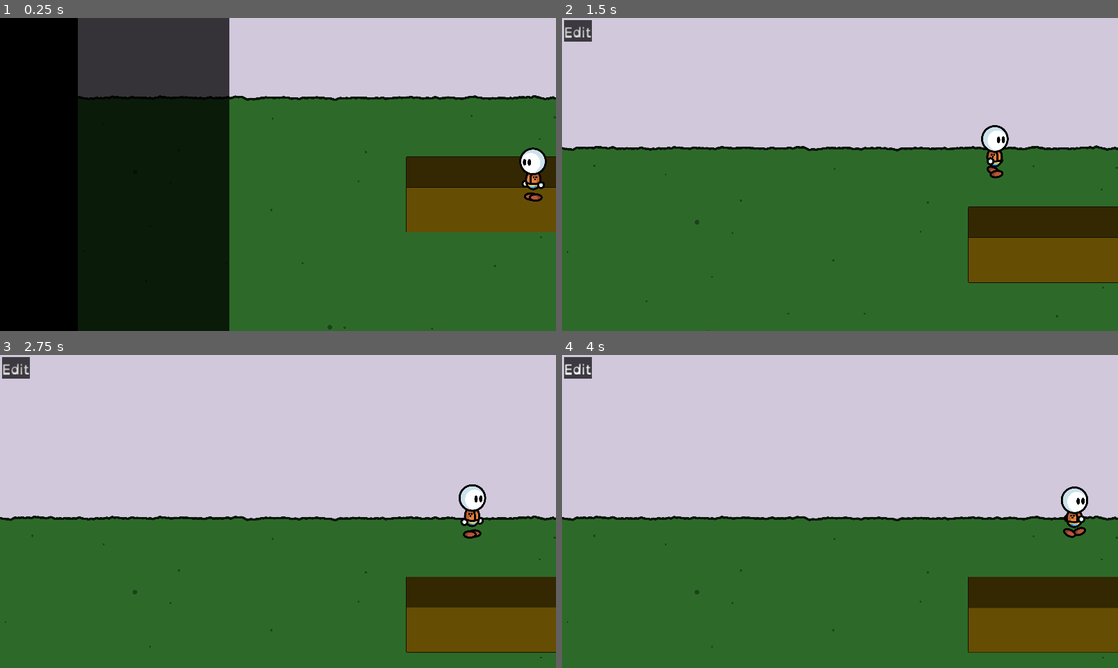
Above: before the commit, frames 1-4 (two rows, left to right).
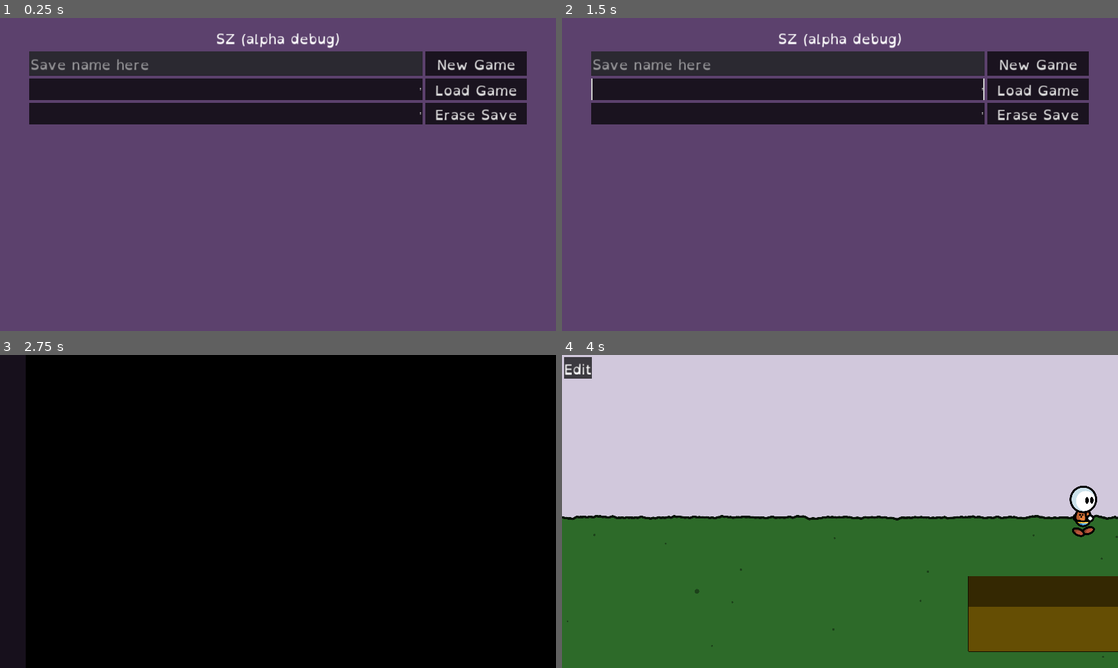
Above: after the commit, the same moments.

Repository: fupicat/szabandoned-0
Game: Godot game, scene res://Scenes/UI/Menu.tscn
Same seed, same stepped clock (60 frames per second), same inputs: the game is played once before the commit and once after it. Before the commit the project starts from res://Scenes/Places/House.tscn.
Inputs (mouse positions are in pixels of both pictures, inside the frame that each line leads up to):
- Up to frame 1 (0.25 s): no input
- Up to frame 2 (1.5 s): click (789, 89) at 0.52 s; click (1040, 89) at 1.25 s, where only the run after the commit has a clickable "Load Game"
- Up to frame 3 (2.75 s): click (478, 398) at 2 s, where only the run after the commit has a clickable "New Game"
- Up to frame 4 (4 s): click (1040, 398) at 2.75 s, where only the run after the commit has a clickable "New Game"; move the mouse to (962, 495) at 3.52 s; hold Right (right) from 3.53 s (still down); hold Tab (mode) from 3.53 s (still down); tap Z (run) at 3.8 s

The runs differ from the first frame. In frame 1, 95% of the frame differs, in the area x 0-100%, y 0-100%; in frame 2, 100%; in frame 3, 99%; in frame 4, 1.7%.

Commit message:
Added main menu

Diff:
--- /dev/null
+++ b/Scenes/UI/Menu.tscn
@@ -0,0 +1,101 @@
+[gd_scene load_steps=3 format=2]
+
+[ext_resource path="res://SimpleTheme.tres" type="Theme" id=1]
+[ext_resource path="res://Scripts/UI/Menu.gd" type="Script" id=2]
+
+[node name="Menu" type="Control"]
+anchor_right = 1.0
+anchor_bottom = 1.0
+theme = ExtResource( 1 )
+script = ExtResource( 2 )
+__meta__ = {
+"_edit_use_anchors_": false
+}
+
+[node name="ColorRect" type="ColorRect" parent="."]
+anchor_right = 1.0
+anchor_bottom = 1.0
+color = Color( 0.364706, 0.258824, 0.431373, 1 )
+__meta__ = {
+"_edit_use_anchors_": false
+}
+
+[node name="M" type="MarginContainer" parent="."]
+anchor_right = 1.0
+anchor_bottom = 1.0
+margin_left = 100.0
+margin_top = 30.0
+margin_right = -100.0
+margin_bottom = -30.0
+__meta__ = {
+"_edit_use_anchors_": false
+}
+
+[node name="V" type="VBoxContainer" parent="M"]
+margin_right = 1720.0
+margin_bottom = 1020.0
+custom_constants/separation = 10
+
+[node name="Title" type="Label" parent="M/V"]
+margin_right = 1720.0
+margin_bottom = 78.0
+text = "SZ (alpha debug)"
+align = 1
+
+[node name="New" type="HBoxContainer" parent="M/V"]
+margin_top = 88.0
+margin_right = 1720.0
+margin_bottom = 176.0
+custom_constants/separation = 10
+
+[node name="LineEdit" type="LineEdit" parent="M/V/New"]
+margin_right = 1360.0
+margin_bottom = 88.0
+size_flags_horizontal = 3
+placeholder_text = "Save name here"
+
+[node name="New" type="Button" parent="M/V/New"]
+margin_left = 1370.0
+margin_right = 1720.0
+margin_bottom = 88.0
+rect_min_size = Vector2( 350, 0 )
+text = "New Game"
+
+[node name="Load" type="HBoxContainer" parent="M/V"]
+margin_top = 186.0
+margin_right = 1720.0
+margin_bottom = 264.0
+custom_constants/separation = 10
+
+[node name="OptionButton" type="OptionButton" parent="M/V/Load"]
+margin_right = 1360.0
+margin_bottom = 78.0
+size_flags_horizontal = 3
+
+[node name="Load" type="Button" parent="M/V/Load"]
+margin_left = 1370.0
+margin_right = 1720.0
+margin_bottom = 78.0
+rect_min_size = Vector2( 350, 0 )
+text = "Load Game"
+
+[node name="Erase" type="HBoxContainer" parent="M/V"]
+margin_top = 274.0
+margin_right = 1720.0
+margin_bottom = 352.0
+custom_constants/separation = 10
+
+[node name="OptionButton" type="OptionButton" parent="M/V/Erase"]
+margin_right = 1360.0
+margin_bottom = 78.0
+size_flags_horizontal = 3
+
+[node name="Erase" type="Button" parent="M/V/Erase"]
+margin_left = 1370.0
+margin_right = 1720.0
+margin_bottom = 78.0
+rect_min_size = Vector2( 350, 0 )
+text = "Erase Save"
+[connection signal="pressed" from="M/V/New/New" to="." method="_on_New_pressed"]
+[connection signal="pressed" from="M/V/Load/Load" to="." method="_on_Load_pressed"]
+[connection signal="pressed" from="M/V/Erase/Erase" to="." method="_on_Erase_pressed"]
--- a/Scripts/Global.gd
+++ b/Scripts/Global.gd
@@ -1,4 +1,6 @@
 extends Node
+
+var loaded_save = null
 
 var house = []
 var memory = []
@@ -10,13 +12,6 @@
 
 func _init():
     pause_mode = Node.PAUSE_MODE_PROCESS
-
-func _ready():
-    var file = File.new()
-    if file.file_exists("user://saves/save1.json"):
-        load_game()
-    else:
-        save_game()
 
 func _input(event):
     if event.is_action_pressed('pause'):
@@ -24,7 +19,9 @@
     if event.is_action_pressed("mode"):
         add_to_memory('sign path')
 
-func save_game(var quit = false):
+func save_game(var save = null):
+    if save == null:
+        save = Global.loaded_save
     if get_tree().current_scene.filename == 'res://Scenes/Places/House.tscn':
         house = []
         for node in get_tree().get_nodes_in_group('Interactable'):
@@ -48,16 +45,16 @@
             }
     if !dir.dir_exists('user://saves'):
         dir.make_dir('user://saves')
-    file.open("user://saves/save1.json", File.WRITE)
+    file.open("user://saves/" + save + ".json", File.WRITE)
     file.store_string(to_json(content))
     file.close()
     print('Game saved to ' + OS.get_user_data_dir())
-    if quit:
-        get_tree().quit()
-
-func load_game():
+
+func load_game(var save = null):
+    if save == null:
+        save = Global.loaded_save
     var file = File.new()
-    file.open("user://saves/save1.json", File.READ_WRITE)
+    file.open("user://saves/" + save + ".json", File.READ_WRITE)
     var loading = parse_json(file.get_as_text())
     file.close()
     house = loading['house']
--- a/Scripts/NPC.gd
+++ b/Scripts/NPC.gd
@@ -95,9 +95,14 @@
 
 func _on_Interact_mouse_entered():
     hover_me = true
+    if behavior == BEHAVE.wander:
+            behavior = BEHAVE.stop
 
 func _on_Interact_mouse_exited():
     hover_me = false
+    if behavior == BEHAVE.stop:
+            behavior = BEHAVE.wander
+            $Wander.start(rand_range(0, 3))
 
 func update_z():
     #warning-ignore:NARROWING_CONVERSION
--- /dev/null
+++ b/Scripts/UI/Menu.gd
@@ -0,0 +1,43 @@
+extends Control
+
+func _ready():
+
+    reload()
+
+func _on_New_pressed():
+    Global.loaded_save = $M/V/New/LineEdit.text
+    generate_save()
+    Global.transition_scene('res://Scenes/Places/House.tscn')
+
+func _on_Load_pressed():
+    if $M/V/Load/OptionButton.get_item_count() != 0:
+        Global.loaded_save = $M/V/Load/OptionButton.text
+        Global.load_game()
+
+func _on_Erase_pressed():
+    if $M/V/Erase/OptionButton.get_item_count() != 0:
+        var dir = Directory.new()
+        dir.remove('user://saves/' + $M/V/Erase/OptionButton.text + '.json')
+        reload()
+
+func generate_save():
+    # Not done yet
+    pass
+
+func reload():
+    $M/V/Load/OptionButton.clear()
+    $M/V/Erase/OptionButton.clear()
+
+    var dir = Directory.new()
+    if !dir.dir_exists('user://saves'):
+        dir.make_dir('user://saves')
+
+    dir.open('user://saves')
+    dir.list_dir_begin()
+    var file_name = dir.get_next()
+    while file_name != "":
+        if !dir.current_is_dir():
+            var item = file_name.replace('.json', '')
+            $M/V/Load/OptionButton.add_item(item)
+            $M/V/Erase/OptionButton.add_item(item)
+        file_name = dir.get_next()
--- a/Scripts/UI/Pause.gd
+++ b/Scripts/UI/Pause.gd
@@ -13,4 +13,5 @@
 
 func _on_Quit_pressed():
     Global.pause()
-    Global.save_game(true)
+    Global.save_game()
+    get_tree().quit()
--- a/Scripts/UI/TextBubble.gd
+++ b/Scripts/UI/TextBubble.gd
@@ -25,7 +25,6 @@
 func speak(var message := 'Error: Could not load text.',
         var name = 'error',
         var obj = null):
-    var here = get_tree().current_scene
     if obj != null:
         Global.focus_camera(obj)
 
--- a/SimpleTheme.tres
+++ b/SimpleTheme.tres
@@ -39,3 +39,16 @@
 Button/styles/hover = SubResource( 3 )
 Button/styles/normal = SubResource( 4 )
 Button/styles/pressed = SubResource( 5 )
+OptionButton/colors/font_color = Color( 0.88, 0.88, 0.88, 1 )
+OptionButton/colors/font_color_disabled = Color( 0.9, 0.9, 0.9, 0.2 )
+OptionButton/colors/font_color_hover = Color( 0.94, 0.94, 0.94, 1 )
+OptionButton/colors/font_color_pressed = Color( 1, 1, 1, 1 )
+OptionButton/constants/arrow_margin = 2
+OptionButton/constants/hseparation = 2
+OptionButton/fonts/font = null
+OptionButton/icons/arrow = null
+OptionButton/styles/disabled = null
+OptionButton/styles/focus = null
+OptionButton/styles/hover = null
+OptionButton/styles/normal = null
+OptionButton/styles/pressed = null
--- a/project.godot
+++ b/project.godot
@@ -17,7 +17,7 @@
 
 config/name="SZ"
 config/description="SZ life simulator"
-run/main_scene="res://Scenes/Places/House.tscn"
+run/main_scene="res://Scenes/UI/Menu.tscn"
 config/use_custom_user_dir=true
 config/custom_user_dir_name="SZ"
 config/icon="res://icon.png"
